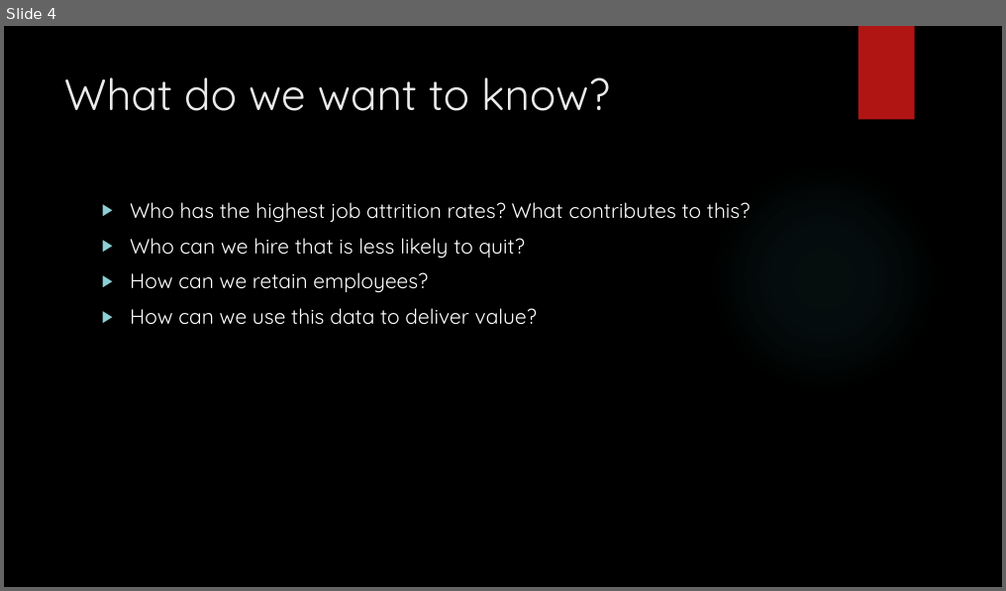
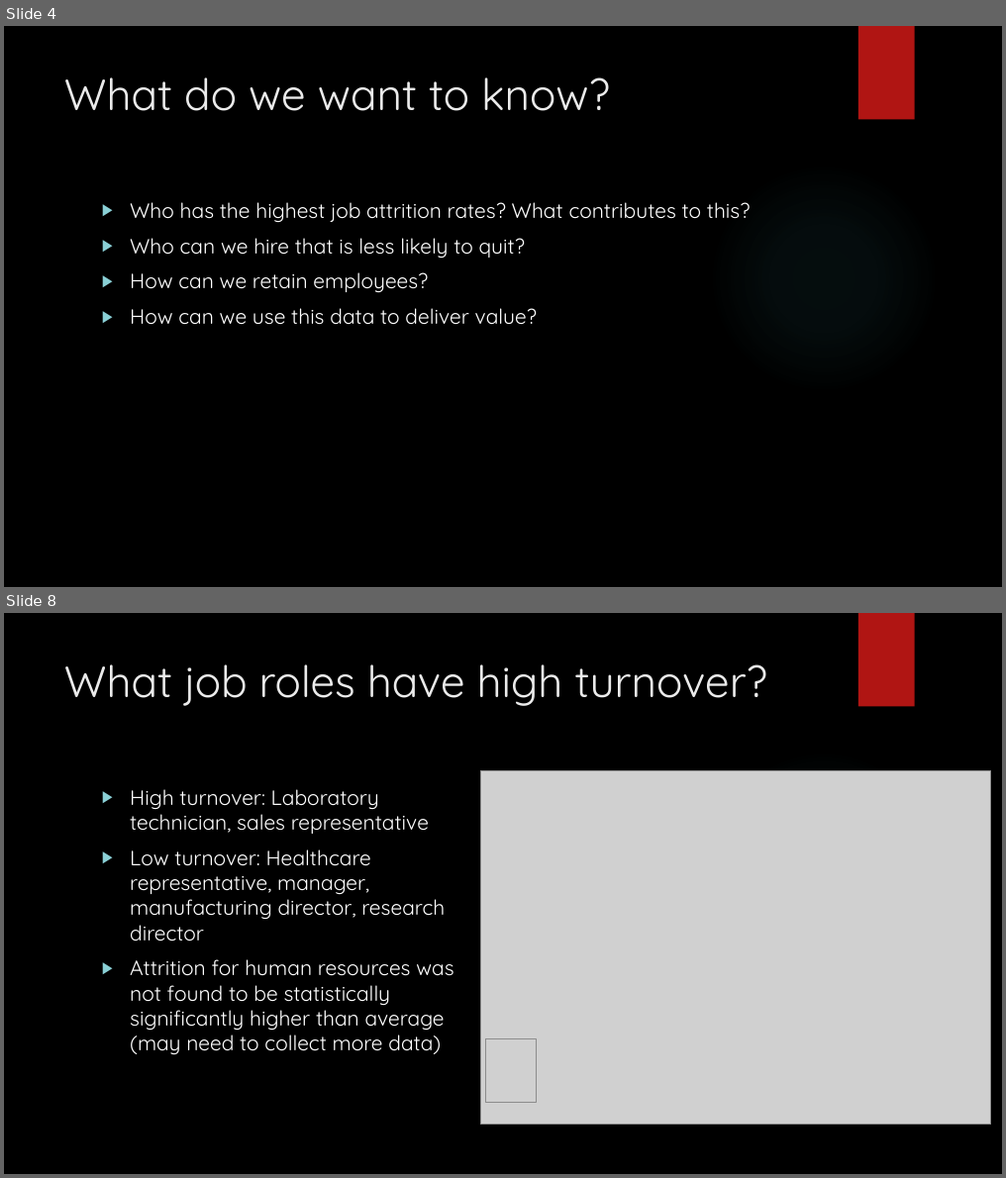
Before and after one commit to vazquezs123/DATA_SCIENCE_CS02, a slide deck: case_study_02_presentation.pptx. Shown one above the other, each under a label of ours: slide 4 before the commit, slides 4 and 8 after it; the slides between them are not shown. The pictures are 1006x591 and 1006x1178 pixels, drawn with LibreOffice and Linux fonts; fonts in the diff are those of the drawing; grey boxes stand for pictures; background and template pictures are left out. Boxes give left, top, right and bottom in pixels: in the first picture for what was removed or moved away, otherwise in the second. Text is boxed around its words. In the diff, an @@ line names an element or a change of style, - is before the commit and + after.

```diff
--- a/case_study_02_presentation.pptx
+++ b/case_study_02_presentation.pptx
@@ slide 8 added at bbox=[4, 613, 1002, 1174], background picture (left out); not listed: 2 template elements that a slide beside it also shows @@
@@ title added at bbox=[64, 664, 768, 706], 42 pt, text #EBEBEB @@
+What job roles have high turnover?
@@ text added at bbox=[130, 789, 453, 1056], 20 pt, text #FFFFFF @@
+▶ High turnover: Laboratory technician, sales representative
+▶ Low turnover: Healthcare representative, manager, manufacturing director, research director
+▶ Attrition for human resources was not found to be statistically significantly higher than average (may need to collect more data)
@@ picture added at bbox=[481, 771, 991, 1124] @@
@@ picture added at bbox=[486, 1039, 537, 1103] @@
```
Also in this commit, not shown: 10 other slides added.
